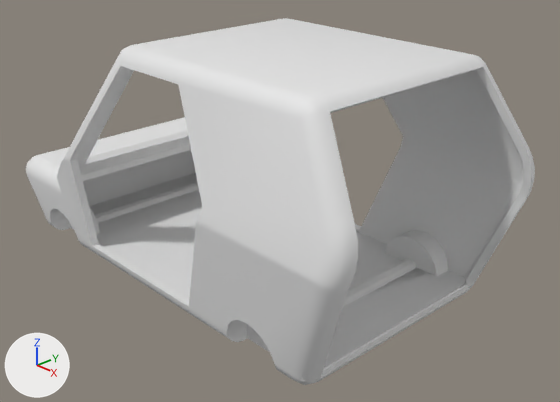
An edit to the Blender file assets/cars/ahhcar/untitled.blend, drawn before and after from the same camera.
Both versions are drawn from a camera (50 mm lens) standing at (2.52, -2.17, 1.77) and looking at (0.15, 0.05, 0.35). The lights are fixed; the arrows at lower left show +X, +Y and +Z. The older version comes first. The same objects are shown in both versions, whatever each file hides.

Objects in the first picture: 'auto.001'.
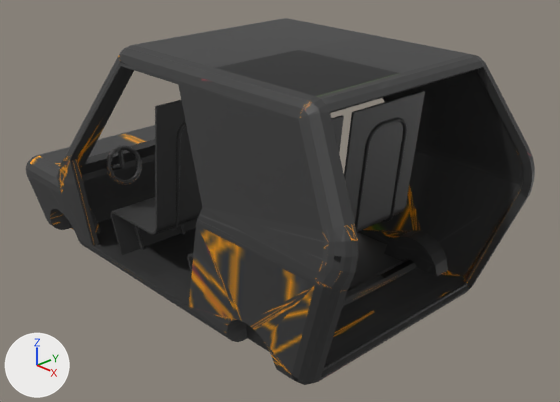
What differs and where, as boxes [x1, y1, x2, y2] in the pictures (560 x 402 px):
part 1 of me_auto_001, added: after [106, 91, 425, 274]
part 2 of me_auto_001, recoloured (white to black): [26, 18, 535, 385] in both

What changed in the scene script:
```text
Add img_texture_png:
    img_texture_png = load_image('texture.png', 'texture.png', 1596, 1342, 'sRGB')
Add mat_material_001:
    mat_material_001 = principled_material('Material.001')
    mat_material_001.texture = img_texture_png
Change me_auto_001:
    used by ob_auto_001; location = (0.0, 0.0, 0.0); rotation_euler = (1.571, 0.0, 0.0), in degrees (90, 0, 0); scale = (0.077, 0.077, 0.077)
    remove me_auto_001.from_pydata(...)  # 1065 vertices, 1407 faces; spans x -14.7..14.5, y 0.0..14.0, z -8.0..8.0
    add me_auto_001.from_pydata(...)  # 4633 vertices, 8027 faces; spans x -14.7..14.5, y 0.0..14.0, z -8.0..8.0
    me_auto_001 part 1: 3568 vertices added at x -8.9..7.8, y 0.7..11.3, z -6.3..6.3
    me_auto_001 part 2: 1407 faces spanning x -14.7..14.5, y 0.0..14.0, z -8.0..8.0 switch from no material to mat_material_001 (picture img_texture_png)
```
